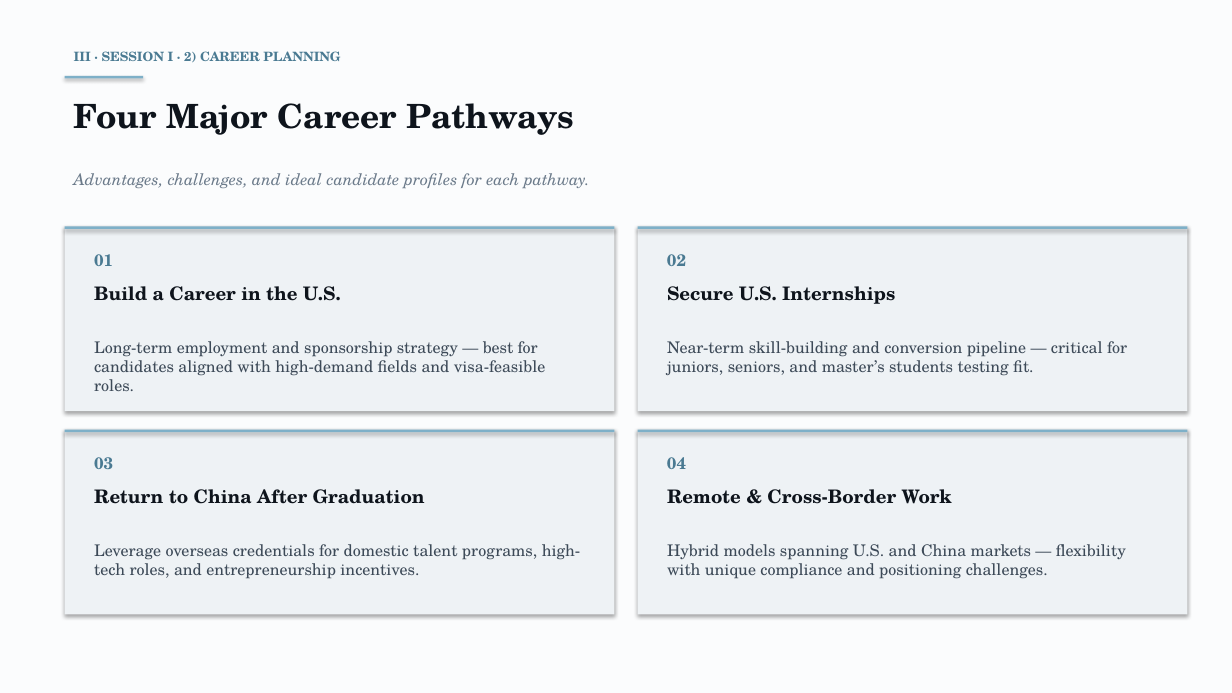
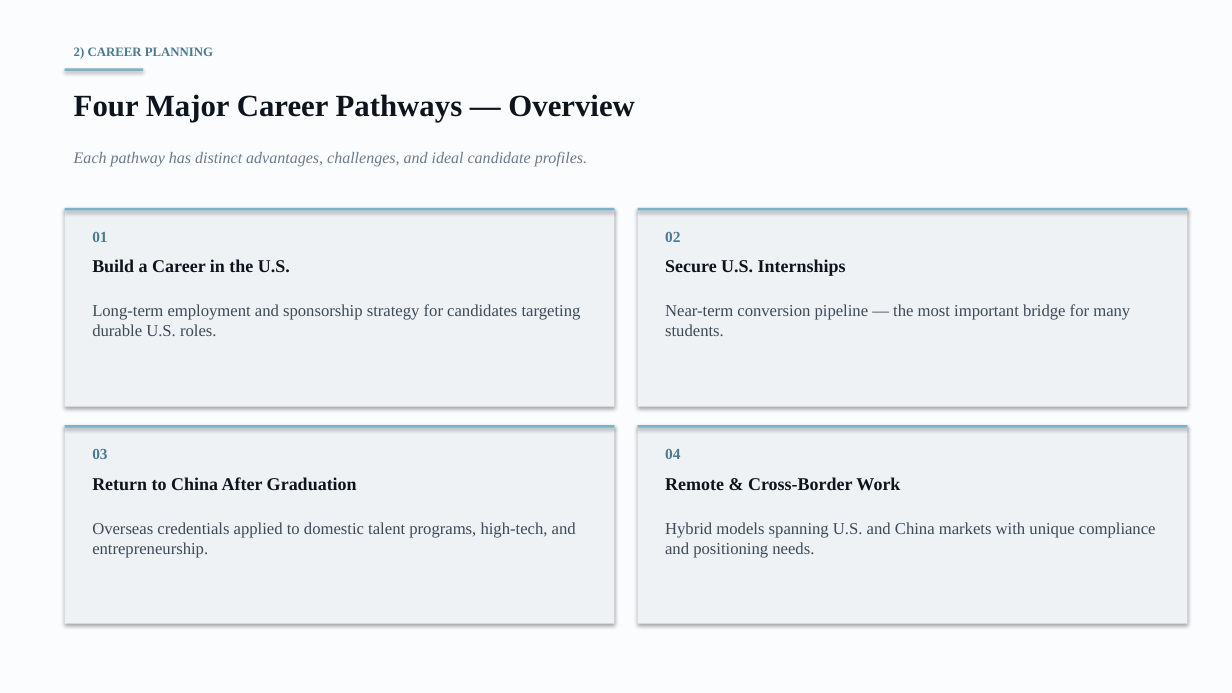
Before and after one commit to anthonyleedu/anthonyleedu, a slide deck: slide 11 of Heliospace_Company_And_Product_Overview.pptx. Drawn at 1232x693 pixels with LibreOffice and Linux fonts; fonts in the diff are those of the drawing. Boxes give left, top, right and bottom in pixels: in the first picture for what was removed or moved away, otherwise in the second. Text is boxed around its words. In the diff, an @@ line names an element or a change of style, - is before the commit and + after.

```diff
--- a/Heliospace_Company_And_Product_Overview.pptx
+++ b/Heliospace_Company_And_Product_Overview.pptx
@@ text at <box>74,47,213,59</box>: text changed; font TeX Gyre Schola to Times New Roman @@
-III · SESSION I · 2) CAREER PLANNING
+2) CAREER PLANNING
@@ rectangle: place and size @@
-rectangle at <box>65,76,143,79</box>
+rectangle at <box>65,68,143,71</box>
@@ text at <box>74,94,634,122</box>: text changed; size 26 to 24 pt; font TeX Gyre Schola to Times New Roman @@
-Four Major Career Pathways
+Four Major Career Pathways — Overview
@@ text at <box>74,152,587,167</box>: text changed; font TeX Gyre Schola to Times New Roman @@
-Advantages, challenges, and ideal candidate profiles for each pathway.
+Each pathway has distinct advantages, challenges, and ideal candidate profiles.
@@ rectangle: place and size @@
-rectangle at <box>65,226,615,411</box>
+rectangle at <box>65,208,615,407</box>
@@ rectangle: place and size @@
-rectangle at <box>65,226,615,229</box>
+rectangle at <box>65,208,615,211</box>
@@ rectangle: place and size @@
-rectangle at <box>638,226,1188,411</box>
+rectangle at <box>638,208,1188,407</box>
@@ rectangle: place and size @@
-rectangle at <box>638,226,1188,229</box>
+rectangle at <box>638,208,1188,211</box>
@@ text "01": place and size @@
-text "01" at <box>94,254,113,266</box>
+text "01" at <box>92,232,107,242</box>
@@ size 13 to 12 pt, font TeX Gyre Schola to Times New Roman in 4 elements at <box>92,449,107,459</box>, <box>665,449,680,459</box>, <box>92,232,107,242</box>, <box>665,232,680,242</box> @@
@@ text "02": place and size @@
-text "02" at <box>667,254,686,266</box>
+text "02" at <box>665,232,680,242</box>
@@ text "Build a Career in the ...": place and size @@
-text "Build a Career in the ..." at <box>94,286,341,301</box>
+text "Build a Career in the ..." at <box>92,259,290,273</box>
@@ size 14.5 to 14 pt, font TeX Gyre Schola to Times New Roman in 4 elements at <box>92,477,357,491</box>, <box>665,477,900,491</box>, <box>92,259,290,273</box>, <box>665,259,846,276</box> @@
@@ text "Secure U.S. Internships": place and size @@
-text "Secure U.S. Internships" at <box>667,286,895,304</box>
+text "Secure U.S. Internships" at <box>665,259,846,276</box>
@@ text at <box>92,304,581,336</box>: text changed; size 12.5 to 13 pt; font TeX Gyre Schola to Times New Roman @@
-Long-term employment and sponsorship strategy — best for candidates aligned with high-demand fields and visa-feasible roles.
+Long-term employment and sponsorship strategy for candidates targeting durable U.S. roles.
@@ text at <box>665,304,1130,336</box>: text changed; size 12.5 to 13 pt; font TeX Gyre Schola to Times New Roman @@
-Near-term skill-building and conversion pipeline — critical for juniors, seniors, and master’s students testing fit.
+Near-term conversion pipeline — the most important bridge for many students.
@@ rectangle: place and size @@
-rectangle at <box>65,430,615,433</box>
+rectangle at <box>65,425,615,428</box>
@@ rectangle: place and size @@
-rectangle at <box>65,430,615,615</box>
+rectangle at <box>65,425,615,624</box>
@@ text "03": place and size @@
-text "03" at <box>94,457,113,469</box>
+text "03" at <box>92,449,107,459</box>
@@ rectangle: place and size @@
-rectangle at <box>638,430,1188,433</box>
+rectangle at <box>638,425,1188,428</box>
@@ rectangle: place and size @@
-rectangle at <box>638,430,1188,615</box>
+rectangle at <box>638,425,1188,624</box>
@@ text "04": place and size @@
-text "04" at <box>667,457,686,469</box>
+text "04" at <box>665,449,680,459</box>
@@ text "Return to China After Graduation": place and size @@
-text "Return to China After Graduation" at <box>94,489,425,504</box>
+text "Return to China After Graduation" at <box>92,477,357,491</box>
@@ text "Remote & Cross-Border Work": place and size @@
-text "Remote & Cross-Border Work" at <box>667,489,952,504</box>
+text "Remote & Cross-Border Work" at <box>665,477,900,491</box>
@@ text at <box>92,522,576,557</box>: text changed; size 12.5 to 13 pt; font TeX Gyre Schola to Times New Roman @@
-Leverage overseas credentials for domestic talent programs, high-tech roles, and entrepreneurship incentives.
+Overseas credentials applied to domestic talent programs, high-tech, and entrepreneurship.
@@ text at <box>665,522,1156,557</box>: text changed; size 12.5 to 13 pt; font TeX Gyre Schola to Times New Roman @@
-Hybrid models spanning U.S. and China markets — flexibility with unique compliance and positioning challenges.
+Hybrid models spanning U.S. and China markets with unique compliance and positioning needs.
```
Also in this commit, not shown: 4 other slides changed, 23 slides added, 15 slides removed.
